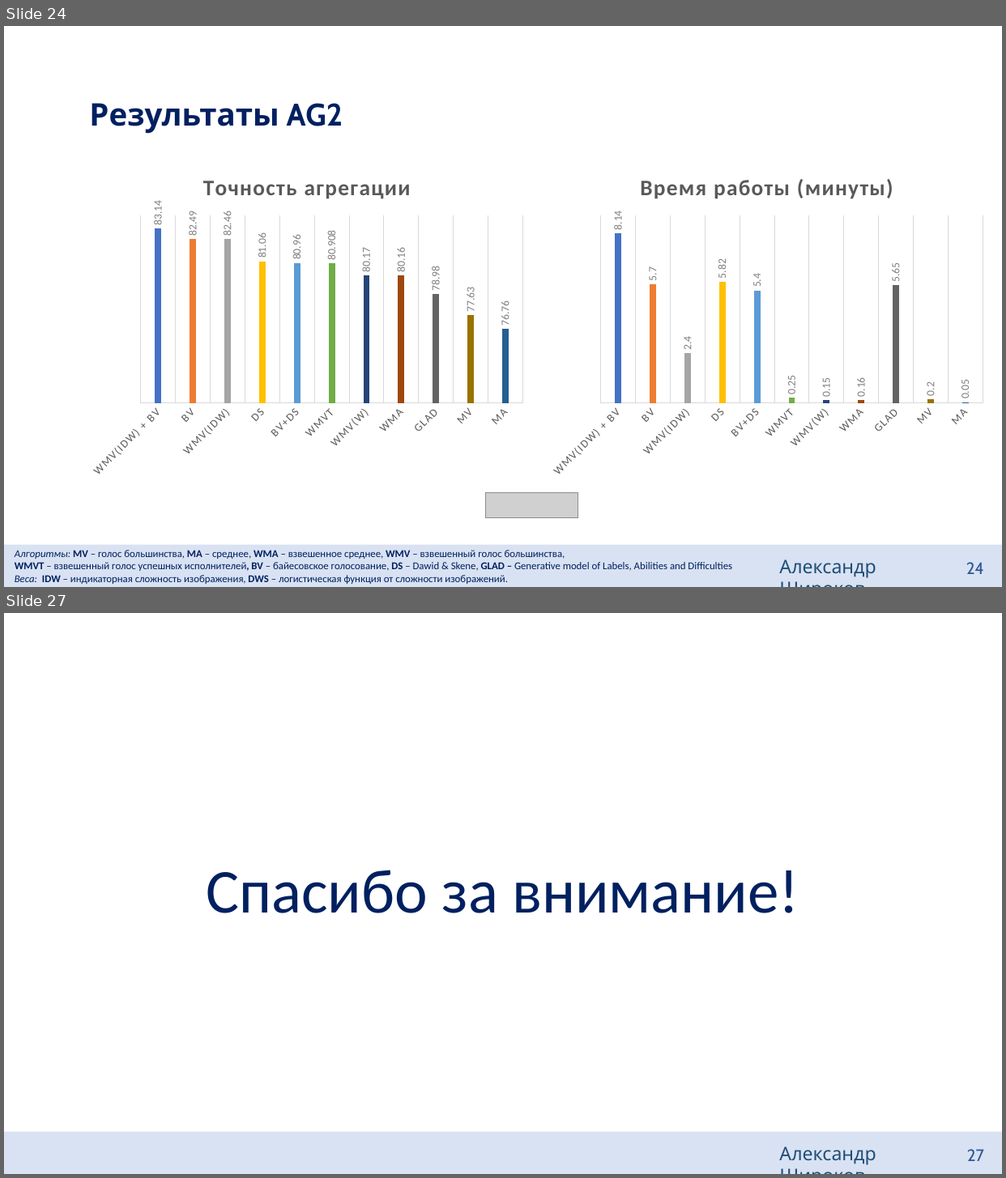
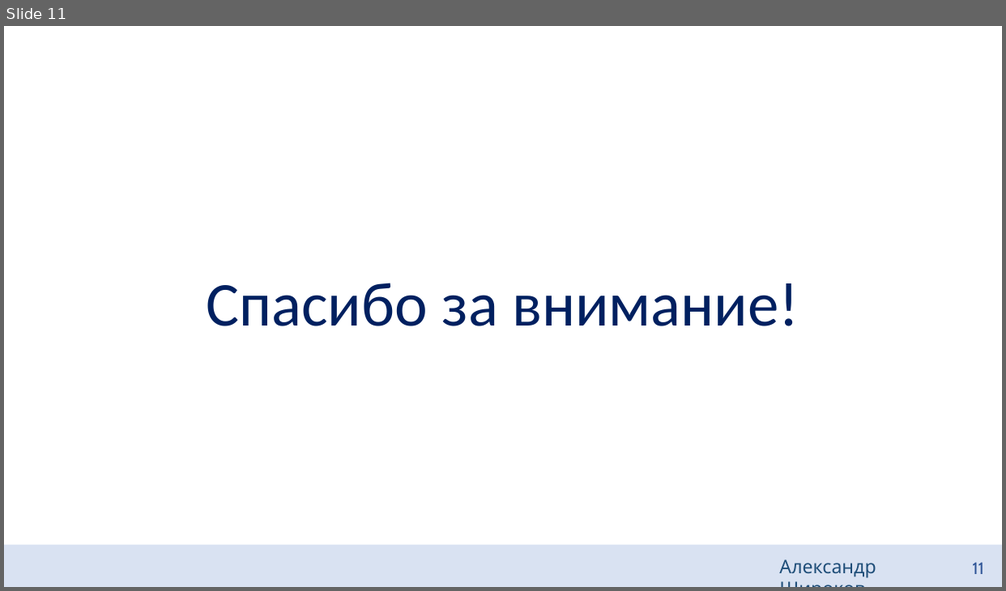
Before and after one commit to aptmess/diploma-paper, a slide deck: 03. conference (17.04.21)/conference.pptx. Shown one above the other, each under a label of ours: slides 24 and 27 before the commit, slide 11 after it; the slides between them are not shown. The pictures are 1006x1178 and 1006x591 pixels, drawn with LibreOffice and Linux fonts; fonts in the diff are those of the drawing; grey boxes stand for pictures. Boxes give left, top, right and bottom in pixels: in the first picture for what was removed or moved away, otherwise in the second. Text is boxed around its words. In the diff, an @@ line names an element or a change of style, - is before the commit and + after.

Commit message:
add presentation

```diff
--- a/03. conference (17.04.21)/conference.pptx
+++ b/03. conference (17.04.21)/conference.pptx
@@ slide 24 removed at box(4, 26, 1002, 587), background #FFFFFF @@
@@ title removed at box(89, 103, 343, 134) @@
-Результаты AG2
@@ column chart removed at box(82, 158, 532, 485) @@
-title "Точность агрегации "
-categories: WMV(IDW) + BV, BV, WMV(IDW), DS, BV+DS, WMVT, WMV(W), WMA, GLAD, MV, MA
-Series 1: 83.14, 82.49, 82.46, 81.06, 80.96, 80.908, 80.17, 80.16, 78.98, 77.63, 76.76
@@ column chart removed at box(543, 158, 992, 485) @@
-title "Время работы (минуты) "
-categories: WMV(IDW) + BV, BV, WMV(IDW), DS, BV+DS, WMVT, WMV(W), WMA, GLAD, MV, MA
-Series 1: 8.14, 5.7, 2.4, 5.82, 5.4, 0.25, 0.15, 0.16, 5.65, 0.2, 0.05
@@ picture removed at box(485, 493, 578, 518) @@
@@ rectangle removed at box(4, 544, 1002, 587) @@
@@ text removed at box(15, 550, 732, 584) @@
-Алгоритмы: MV – голос большинства, MA – среднее, WMA – взвешенное среднее, WMV – взвешенный голос большинства,
-WMVT – взвешенный голос успешных исполнителей, BV – байесовское голосование, DS – Dawid & Skene, GLAD – Generative model of Labels, Abilities and Difficulties
-Веса: IDW – индикаторная сложность изображения, DWS – логистическая функция от сложности изображений.
@@ text removed at box(779, 560, 876, 578) @@
-Александр Широков
@@ page number removed at box(966, 562, 984, 574) @@
-24
@@ what was slide 27 is now slide 11 @@
@@ page number at box(972, 562, 984, 574): text changed @@
-27
+11
```
Also in this commit, not shown: 9 slides added, 24 other slides removed, 1 other file.
